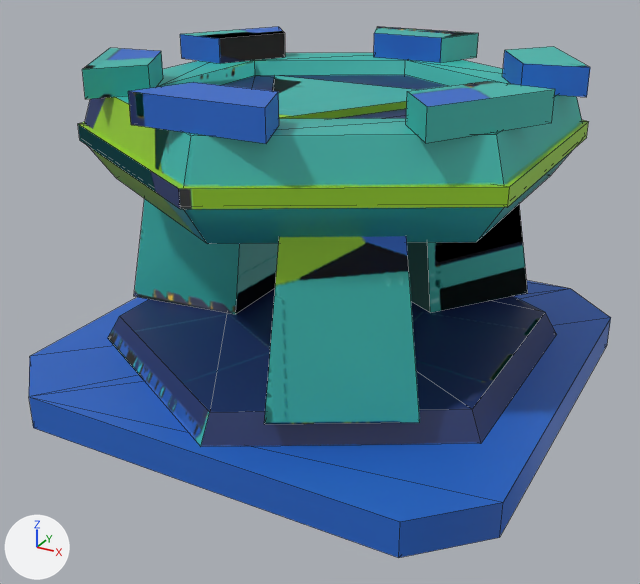
One commit to the FBX model Tools/ModelFactory/R4SixStyles1/models/03_ArcadeLowPoly/R4X_FlyingDroneDeployer/R4X_FlyingDroneDeployer_LOD1.fbx: the scene before it, then after it.
Before and after are seen from a 50 mm lens placed at (0.398, -0.753, 0.198), pointed at (0.001, -0.032, -0.162). The axes (+X, +Y, +Z) are drawn at lower left. The lights are the same throughout. The picture after the commit comes second. Mesh edges are drawn as thin lines.

The first picture shows 'R4X_FlyingDroneDeployer_LOD1'.
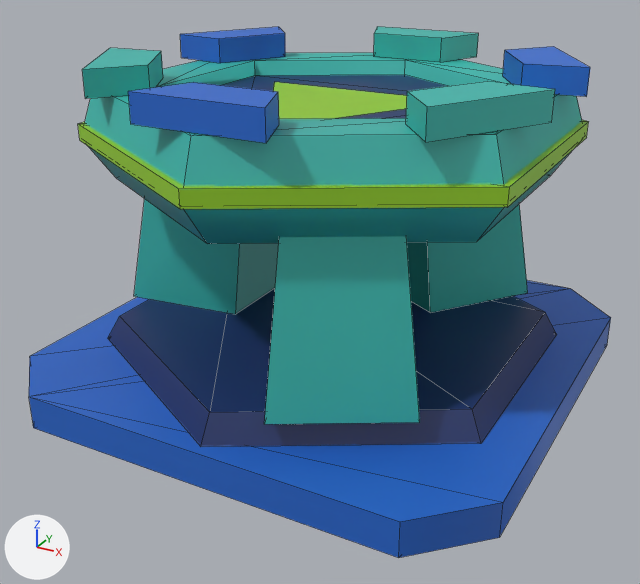
Pixel boxes [x1, y1, x2, y2] of what changed, in the pictures (640 x 584 px; the box of a moved part takes in the faces that stretch with it):
'R4X_FlyingDroneDeployer_LOD1', reshaped, surface changed (lighter)
    both: [29, 26, 611, 558]
part 1 of me_r4x_flyingdronedeployer_body_002, moved or reshaped
    before: [272, 75, 416, 119]
    after: [273, 82, 407, 119]
part 2 of me_r4x_flyingdronedeployer_body_002, surface changed
    both: [78, 26, 590, 449]

The change in detail:
me_r4x_flyingdronedeployer_body_002 has 160 vertices, 159 faces and spans x -0.25..0.25, y -0.25..0.25, z -0.26..0.066.
me_r4x_flyingdronedeployer_body_002 is used by ob_r4x_flyingdronedeployer_lod1; location (0.0, 0.0, 0.0).
me_r4x_flyingdronedeployer_body_002 part 1: the loose piece of 6 vertices spanning x -0.104..0.104, y -0.12..0.06, z 0.024..0.031 is moved by (0.0, 0.0, -0.006).
me_r4x_flyingdronedeployer_body_002 part 2: texture (UV) coordinates of 111 of 159 faces, centred in x -0.23..0.23, y -0.25..0.23, z -0.26..0.066, changed; they spanned u 0.0..0.99, v 0.0..1.0 and now span u 0.0..0.98, v 0.0..1.0.
